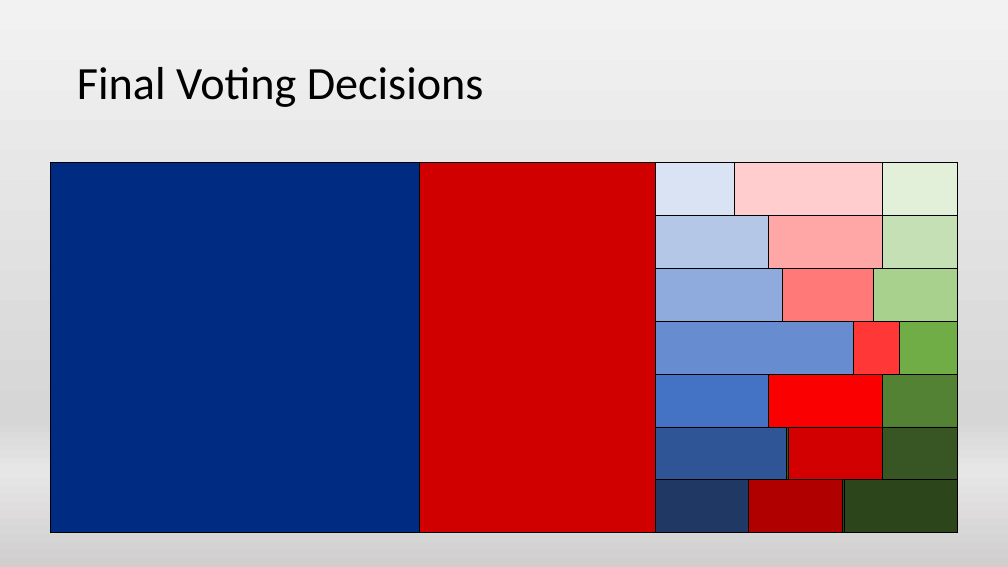
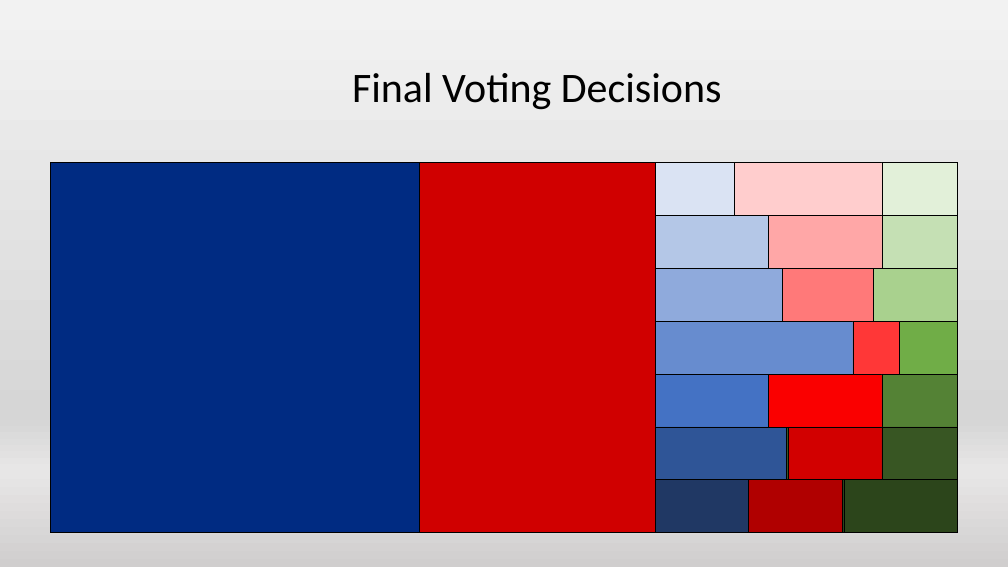
Before and after one commit to blimpich/election_simulator, a slide deck: slide 14 of Final Presentation 2.pptx (slide 8 before the commit). Drawn at 1008x567 pixels with LibreOffice and Linux fonts; fonts in the diff are those of the drawing. Boxes give left, top, right and bottom in pixels: in the first picture for what was removed or moved away, otherwise in the second. Text is boxed around its words. In the diff, an @@ line names an element or a change of style, - is before the commit and + after.

```diff
--- a/Final Presentation 2.pptx
+++ b/Final Presentation 2.pptx
@@ text "Final Voting Decisions": place and size @@
-text "Final Voting Decisions" at (77, 67, 484, 107)
+text "Final Voting Decisions" at (352, 73, 722, 110)
@@ text "Final Voting Decisions" at (352, 73, 722, 110): size 44 to 40 pt; alignment left to centre; line spacing 0.9 to 1 @@
```
Also in this commit, not shown: 5 other slides changed, 20 slides added, 4 slides removed.
